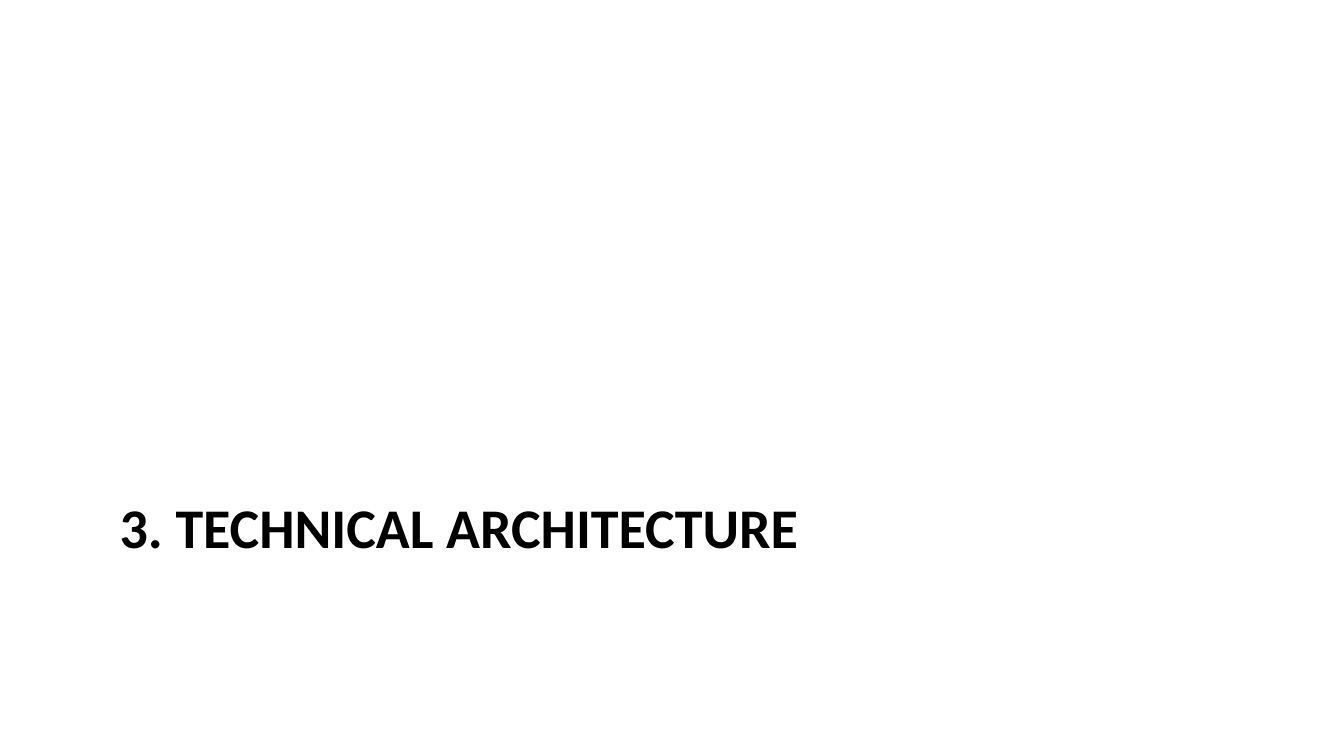
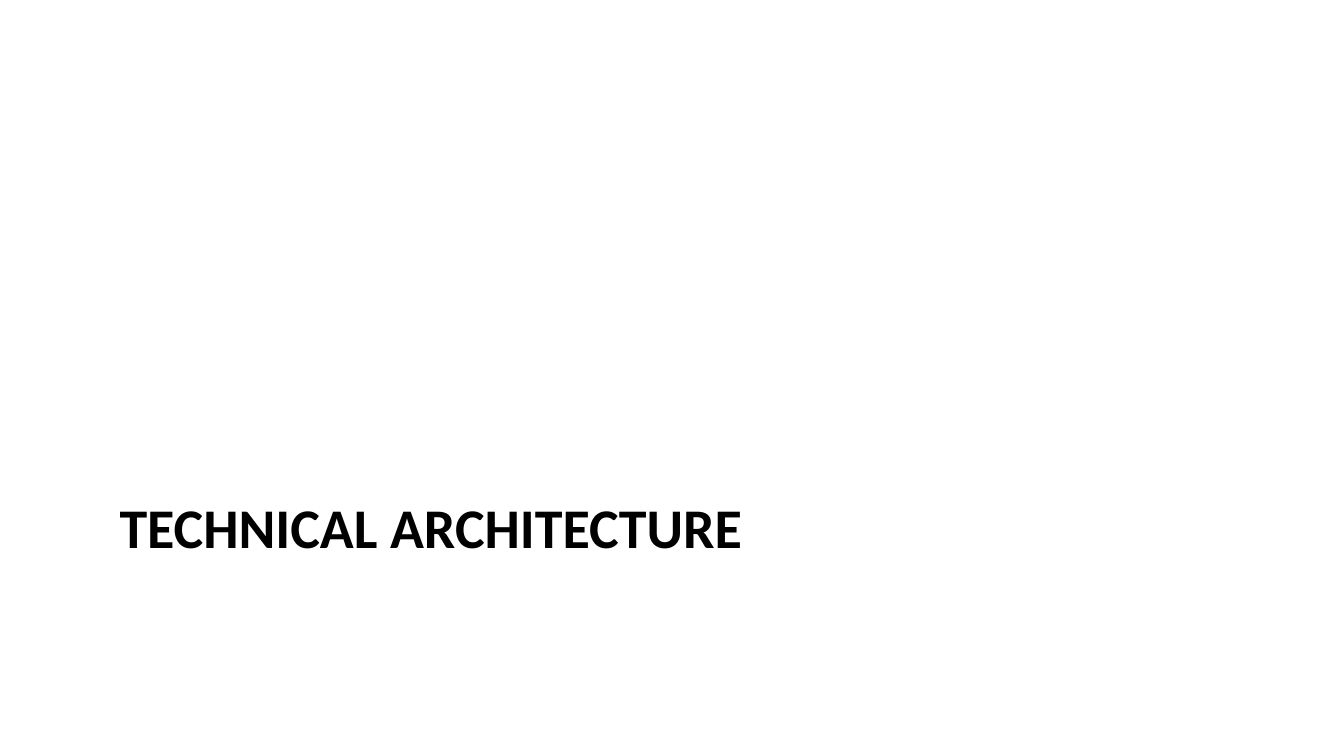
Before and after one commit to igor-kan/quarto-writing, a slide deck: slide 8 of posts/aurora_internal_ai_assistant_proposal_slides.pptx. Drawn at 1344x756 pixels with LibreOffice and Linux fonts; fonts in the diff are those of the drawing. Boxes give left, top, right and bottom in pixels: in the first picture for what was removed or moved away, otherwise in the second. Text is boxed around its words. In the diff, an @@ line names an element or a change of style, - is before the commit and + after.

```diff
--- a/posts/aurora_internal_ai_assistant_proposal_slides.pptx
+++ b/posts/aurora_internal_ai_assistant_proposal_slides.pptx
@@ title at (x1=120, y1=511, x2=742, y2=549): text changed @@
-3. TECHNICAL ARCHITECTURE
+TECHNICAL ARCHITECTURE
```
Also in this commit, not shown: 8 other slides changed, 7 other files.
